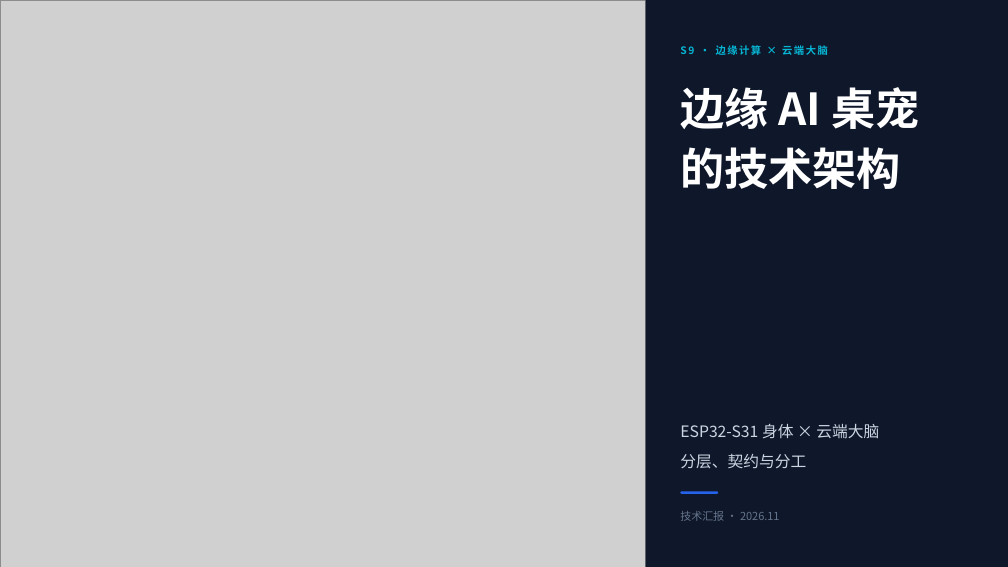
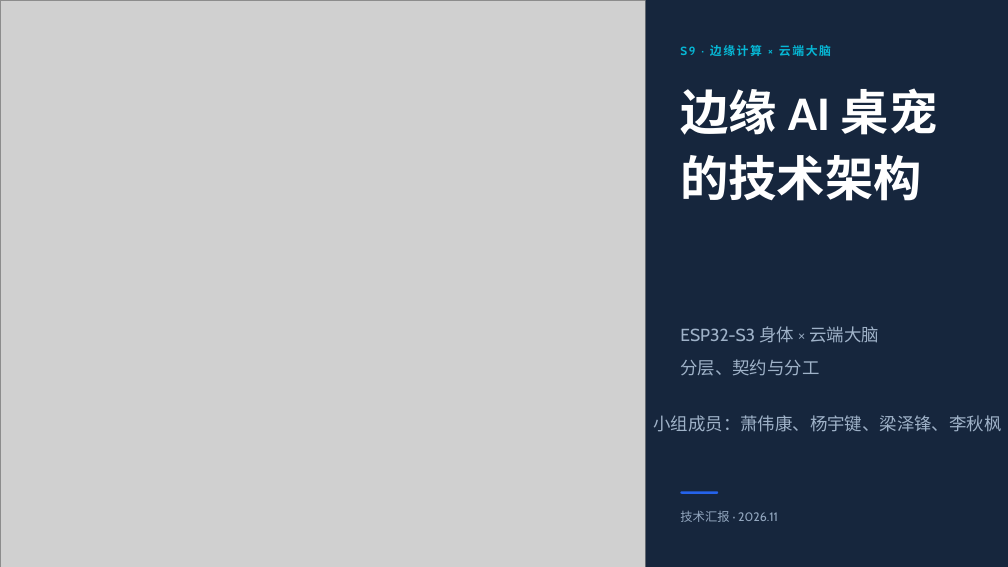
Before and after one commit to xkk6663/pet_companion, a slide deck: slide 1 of docs/汇报/桌宠伴侣技术汇报/桌宠伴侣技术汇报.pptx. Drawn at 1008x567 pixels with LibreOffice and Linux fonts; fonts in the diff are those of the drawing; grey boxes stand for pictures; background and template pictures are left out; a plain dark background stands for a picture behind light text. Boxes give left, top, right and bottom in pixels: in the first picture for what was removed or moved away, otherwise in the second. Text is boxed around its words. In the diff, an @@ line names an element or a change of style, - is before the commit and + after.

```diff
--- a/docs/汇报/桌宠伴侣技术汇报/桌宠伴侣技术汇报.pptx
+++ b/docs/汇报/桌宠伴侣技术汇报/桌宠伴侣技术汇报.pptx
@@ background #FFFFFF to picture (left out) @@
@@ rectangle at box(0, 0, 1008, 567): fill #0F172A to #0A1322 @@
@@ rectangle at box(646, 0, 1008, 567): fill #0F172A to #16263D @@
@@ text "S9 · 边缘计算 × 云端大脑" at box(680, 45, 831, 56): size 9.8 to 11.2 pt, font Noto Sans CJK SC to Cabin @@
@@ text "边缘 AI 桌宠" at box(680, 88, 938, 201): size 42 to 46 pt; font Noto Sans CJK SC to Cabin in "边缘 桌宠", "的技术架构"; font Noto Sans CJK SC to Calibri in "AI" @@
@@ text at box(680, 326, 879, 343): text changed; size 15 to 16.6 pt; font Noto Sans CJK SC to Cabin; text colour #CBD5E1 to #9FB2C8 @@
-ESP32-S31 身体 × 云端大脑
+ESP32-S3 身体 × 云端大脑
@@ text "ESP32-S3 身体 × 云端大脑": place and size @@
-text "ESP32-S3 身体 × 云端大脑" at box(680, 424, 879, 468)
+text "ESP32-S3 身体 × 云端大脑" at box(680, 326, 879, 376)
@@ text at box(680, 359, 819, 376): size 15 to 16.6 pt, font Noto Sans CJK SC to Cabin, text colour #CBD5E1 to #9FB2C8 in "分层、契约与分工" @@
@@ text added at box(654, 415, 1002, 432), 16.6 pt, text #9FB2C8 @@
+小组成员：萧伟康、杨宇键、梁泽锋、李秋枫
@@ text "技术汇报 · 2026.11" at box(680, 511, 778, 522): size 10.5 to 11.7 pt, font Noto Sans CJK SC to Cabin, text colour #64748B to #93A7BF @@
```
Also in this commit, not shown: 15 other slides changed, 13 slides added, 11 other files.
